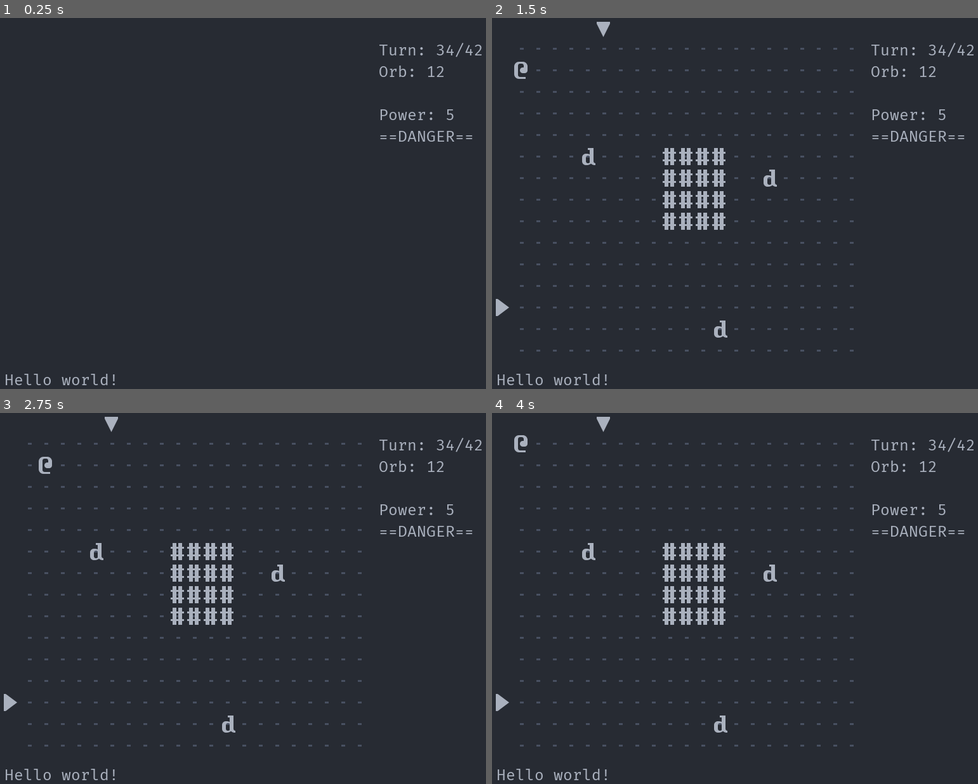
Above: before the commit, frames 1-4 (two rows, left to right).
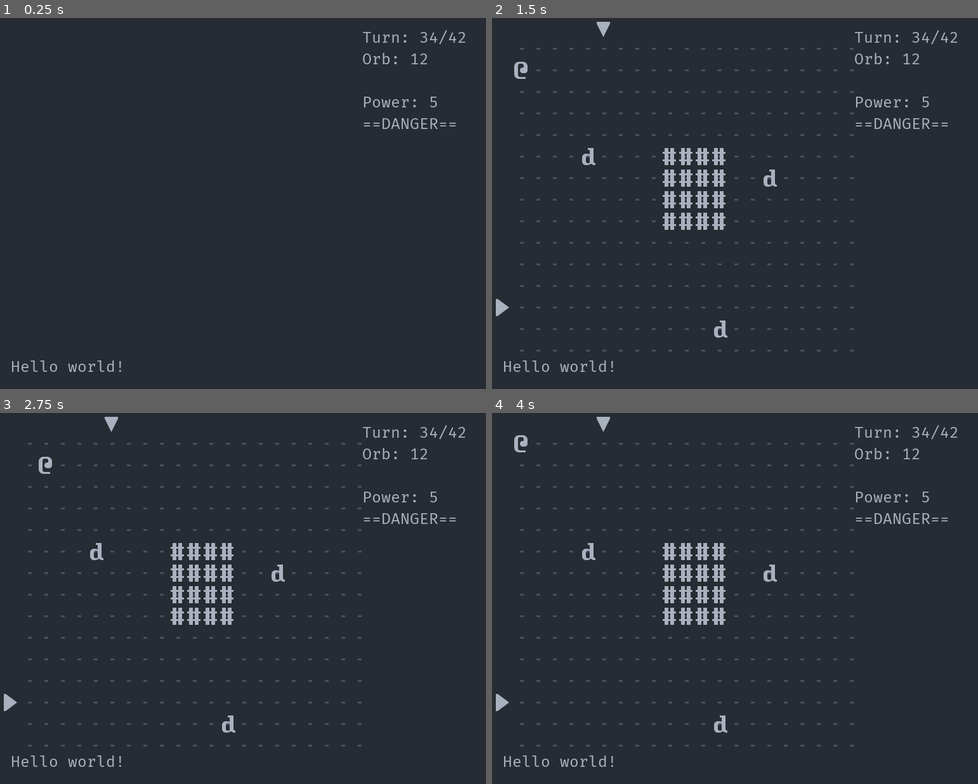
Above: after the commit, the same moments.

Repository: Bozar/GodotRoguelikeDemo
Game: Godot game, scene res://scene/main/MainScene.tscn
The game is run twice, just before and just after one commit, with the same random seed, the same clock (stepped at 60 frames per second) and the same inputs.
Inputs:
- Up to frame 1 (0.25 s): no input
- Up to frame 2 (1.5 s): tap Enter at 0.5 s; hold L (move_right) 0.53-1.28 s; tap Space (init_world) at 0.6, 1.25 s; hold J (move_down) from 1.28 s (still down); tap . (wait) at 1.35 s
- Up to frame 3 (2.75 s): tap Enter at 2 s; release J (move_down) at 2.03 s; hold L (move_right) from 2.03 s (still down); tap Space (init_world) at 2.1 s
- Up to frame 4 (4 s): tap Space (init_world) at 2.75, 3.6 s; release L (move_right) at 2.78 s; hold K (move_up) 2.78-3.53 s; tap . (wait) at 2.85 s; tap Enter at 3.5 s; hold H (move_left) from 3.53 s (still down)

The runs differ from the first frame. In frame 1, 1.5% of the frame differs, in the area x 1-100%, y 3-99%; in frame 2, 1.5%; in frame 3, 1.5%; in frame 4, 1.5%.

Commit message:
WIP: Design GUI.

Diff:
--- a/scene/gui/GUI.tscn
+++ b/scene/gui/GUI.tscn
@@ -10,29 +10,45 @@
 size = 24
 font_data = ExtResource( 1 )
 
-[node name="Control" type="Control"]
+[node name="MarginContainer" type="MarginContainer"]
 modulate = Color( 0.670588, 0.698039, 0.74902, 1 )
-anchor_right = 1.0
-anchor_bottom = 1.0
+margin_left = 20.0
+margin_top = 20.0
+margin_right = 789.0
+margin_bottom = 570.0
 __meta__ = {
 "_edit_use_anchors_": false
 }
 
-[node name="Label" type="Label" parent="."]
-margin_left = 10.0
-margin_top = 560.0
-margin_right = 184.404
+[node name="HBoxContainer" type="HBoxContainer" parent="."]
+margin_right = 769.0
+margin_bottom = 550.0
+__meta__ = {
+"_edit_use_anchors_": false
+}
+
+[node name="VBoxContainer2" type="VBoxContainer" parent="HBoxContainer"]
+alignment = 2
+
+[node name="Label" type="Label" parent="HBoxContainer/VBoxContainer2"]
+margin_right = 550.0
+margin_bottom = 31.0
+rect_min_size = Vector2( 550, 0 )
 custom_fonts/font = SubResource( 1 )
 text = "Hello world!"
 __meta__ = {
 "_edit_use_anchors_": false
 }
 
-[node name="Sidebar" type="Label" parent="."]
-margin_left = 600.0
-margin_top = 40.0
-margin_right = 770.0
-margin_bottom = 248.0
+[node name="VBoxContainer" type="VBoxContainer" parent="HBoxContainer"]
+margin_left = 554.0
+margin_right = 754.0
+margin_bottom = 550.0
+
+[node name="Sidebar" type="Label" parent="HBoxContainer/VBoxContainer"]
+margin_right = 200.0
+margin_bottom = 167.0
+rect_min_size = Vector2( 200, 0 )
 custom_fonts/font = SubResource( 2 )
 text = "Turn: 34/42
 Orb: 12
